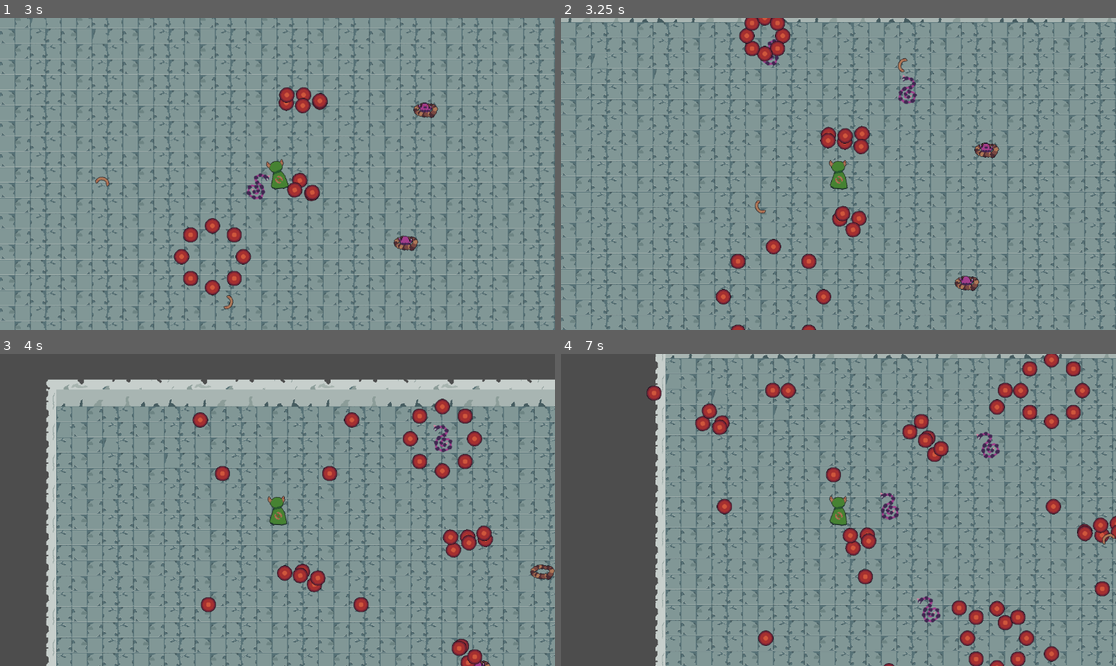
Above: before the commit, frames 1-4 (two rows, left to right).
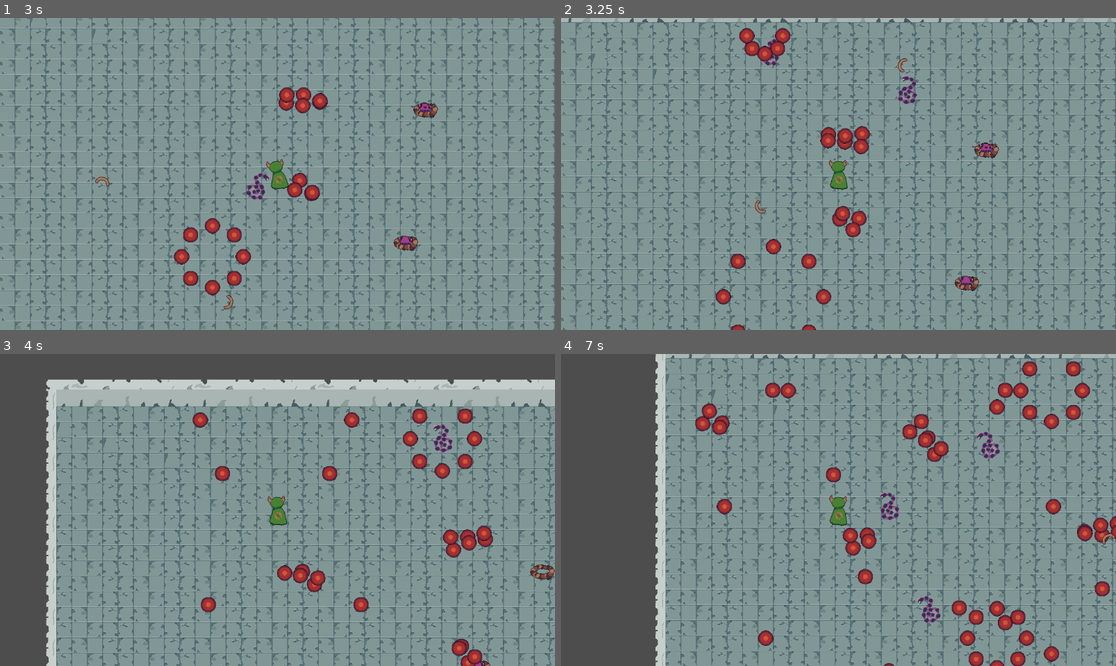
Above: after the commit, the same moments.

Repository: steve52/boomerang-guy-and-the-aglet
Game: Godot game, scene res://Scenes/game.tscn
The game is run twice, just before and just after one commit, with the same random seed, the same clock (stepped at 60 frames per second) and the same inputs.
Inputs (mouse positions are in pixels of both pictures, inside the frame that each line leads up to):
- Up to frame 1 (3 s): tap Enter at 0.5 s; move the mouse to (399, 158) at 0.52 s; hold D (Right) 0.53-1.28 s; click (399, 158) at 0.6 s; move the mouse to (166, 189) at 1.27 s; hold S (Down) 1.28-2.03 s; click (166, 189) at 1.35 s; move the mouse to (333, 105) at 2.02 s; hold D (Right) 2.03-2.78 s; click (333, 105) at 2.1 s; move the mouse to (249, 236) at 2.77 s; hold W (Up) from 2.78 s (still down); click (249, 236) at 2.85 s
- Up to frame 2 (3.25 s): keep holding W (Up)
- Up to frame 3 (4 s): move the mouse to (444, 556) at 3.52 s; release W (Up) at 3.53 s; hold A (Left) from 3.53 s (still down); click (444, 556) at 3.6 s
- Up to frame 4 (7 s): move the mouse to (672, 463) at 4.27 s; click (672, 463) at 4.35 s; move the mouse to (866, 510) at 5.02 s; release A (Left) at 5.03 s; hold S (Down) 5.03-5.78 s; click (866, 510) at 5.1 s; move the mouse to (755, 432) at 5.77 s; hold D (Right) 5.78-6.53 s; click (755, 432) at 5.85 s; move the mouse to (960, 494) at 6.52 s; hold W (Up) from 6.53 s (still down); click (960, 494) at 6.6 s

Frame 1 is identical in both runs. In frame 2, 0.2% of the frame differs, in the area x 33-41%, y 0-5%; in frame 3, 0.1%; in frame 4, 0.2%.

Commit message:
Add physics layer to tileset

Diff:
--- a/Scenes/game.tscn
+++ b/Scenes/game.tscn
@@ -113,43 +113,81 @@
 16:15/0 = 0
 15:15/0 = 0
 15:16/0 = 0
+15:16/0/physics_layer_0/polygon_0/points = PackedVector2Array(-16, -16, 16, -16, 16, 3.742054, -16, 2.8065376)
 16:16/0 = 0
+16:16/0/physics_layer_0/polygon_0/points = PackedVector2Array(-16, -16, 16, -16, 16, 3.742054, -16, 2.8065376)
 17:16/0 = 0
+17:16/0/physics_layer_0/polygon_0/points = PackedVector2Array(-16, -16, 16, -16, 16, 3.742054, -16, 2.8065376)
 18:16/0 = 0
+18:16/0/physics_layer_0/polygon_0/points = PackedVector2Array(-16, -16, 16, -16, 16, 16, -16, 16)
 3:12/0 = 0
+3:12/0/physics_layer_0/polygon_0/points = PackedVector2Array(-16, -16, 16, -16, 16, 16, -16, 16)
 4:12/0 = 0
+4:12/0/physics_layer_0/polygon_0/points = PackedVector2Array(-16, -16, 16, -16, 16, 16, -16, 16)
 5:12/0 = 0
+5:12/0/physics_layer_0/polygon_0/points = PackedVector2Array(-16, -16, 16, -16, 16, 16, -16, 16)
 6:12/0 = 0
+6:12/0/physics_layer_0/polygon_0/points = PackedVector2Array(-16, -16, 16, -16, 16, 16, -16, 16)
 7:12/0 = 0
+7:12/0/physics_layer_0/polygon_0/points = PackedVector2Array(-16, -16, 16, -16, 16, 16, -16, 16)
 8:12/0 = 0
+8:12/0/physics_layer_0/polygon_0/points = PackedVector2Array(-16, -16, 16, -16, 16, 16, -16, 16)
 9:12/0 = 0
+9:12/0/physics_layer_0/polygon_0/points = PackedVector2Array(-16, -16, 16, -16, 16, 16, -16, 16)
 10:12/0 = 0
+10:12/0/physics_layer_0/polygon_0/points = PackedVector2Array(-16, -16, 16, -16, 16, 16, -16, 16)
 11:12/0 = 0
+11:12/0/physics_layer_0/polygon_0/points = PackedVector2Array(-16, -16, 16, -16, 16, 16, -16, 16)
 12:12/0 = 0
+12:12/0/physics_layer_0/polygon_0/points = PackedVector2Array(-16, -16, 16, -16, 16, 16, -16, 16)
 12:13/0 = 0
+12:13/0/physics_layer_0/polygon_0/points = PackedVector2Array(-16, -16, 16, -16, 16, 16, -16, 16)
 11:13/0 = 0
+11:13/0/physics_layer_0/polygon_0/points = PackedVector2Array(-16, -16, 16, -16, 16, 16, -16, 16)
 10:13/0 = 0
+10:13/0/physics_layer_0/polygon_0/points = PackedVector2Array(-16, -16, 16, -16, 16, 16, -16, 16)
 9:13/0 = 0
+9:13/0/physics_layer_0/polygon_0/points = PackedVector2Array(-16, -16, 16, -16, 16, 16, -16, 16)
 8:13/0 = 0
+8:13/0/physics_layer_0/polygon_0/points = PackedVector2Array(-16, -16, 16, -16, 16, 16, -16, 16)
 7:13/0 = 0
+7:13/0/physics_layer_0/polygon_0/points = PackedVector2Array(-16, -16, 16, -16, 16, 16, -16, 16)
 6:13/0 = 0
+6:13/0/physics_layer_0/polygon_0/points = PackedVector2Array(-16, -16, 16, -16, 16, 16, -16, 16)
 5:13/0 = 0
+5:13/0/physics_layer_0/polygon_0/points = PackedVector2Array(-16, -16, 16, -16, 16, 16, -16, 16)
 4:13/0 = 0
+4:13/0/physics_layer_0/polygon_0/points = PackedVector2Array(-16, -16, 16, -16, 16, 16, -16, 16)
 3:13/0 = 0
+3:13/0/physics_layer_0/polygon_0/points = PackedVector2Array(-16, -16, 16, -16, 16, 16, -16, 16)
 3:14/0 = 0
+3:14/0/physics_layer_0/polygon_0/points = PackedVector2Array(-16, -16, 16, -16, 16, 16, -16, 16)
 3:15/0 = 0
+3:15/0/physics_layer_0/polygon_0/points = PackedVector2Array(-16, -16, 16, -16, 16, 16, -16, 16)
 12:15/0 = 0
+12:15/0/physics_layer_0/polygon_0/points = PackedVector2Array(-16, -16, 16, -16, 16, 16, -16, 16)
 12:14/0 = 0
+12:14/0/physics_layer_0/polygon_0/points = PackedVector2Array(-16, -16, 16, -16, 16, 16, -16, 16)
 12:16/0 = 0
+12:16/0/physics_layer_0/polygon_0/points = PackedVector2Array(-16, -16, 16, -16, 16, 16, -16, 16)
 11:16/0 = 0
+11:16/0/physics_layer_0/polygon_0/points = PackedVector2Array(-16, -16, 16, -16, 16, 16, -16, 16)
 10:16/0 = 0
+10:16/0/physics_layer_0/polygon_0/points = PackedVector2Array(-16, -16, 16, -16, 16, 16, -16, 16)
 9:16/0 = 0
+9:16/0/physics_layer_0/polygon_0/points = PackedVector2Array(-16, -16, 16, -16, 16, 16, -16, 16)
 8:16/0 = 0
+8:16/0/physics_layer_0/polygon_0/points = PackedVector2Array(-16, -16, 16, -16, 16, 16, -16, 16)
 7:16/0 = 0
+7:16/0/physics_layer_0/polygon_0/points = PackedVector2Array(-16, -16, 16, -16, 16, 16, -16, 16)
 6:16/0 = 0
+6:16/0/physics_layer_0/polygon_0/points = PackedVector2Array(-16, -16, 16, -16, 16, 16, -16, 16)
 5:16/0 = 0
+5:16/0/physics_layer_0/polygon_0/points = PackedVector2Array(-16, -16, 16, -16, 16, 16, -16, 16)
 4:16/0 = 0
+4:16/0/physics_layer_0/polygon_0/points = PackedVector2Array(-16, -16, 16, -16, 16, 16, -16, 16)
 3:16/0 = 0
+3:16/0/physics_layer_0/polygon_0/points = PackedVector2Array(-16, -16, 16, -16, 16, 16, -16, 16)
 19:12/size_in_atlas = Vector2i(2, 2)
 19:12/0 = 0
 19:12/0/texture_origin = Vector2i(-16, -16)
@@ -169,15 +207,20 @@
 19:14/0 = 0
 19:16/size_in_atlas = Vector2i(2, 1)
 19:16/0 = 0
+19:16/0/physics_layer_0/polygon_0/points = PackedVector2Array(-31.885414, -15.7478075, 31.632069, -15.7722225, 32.509087, 2.9624596, -32.509087, 2.8065376)
 21:16/size_in_atlas = Vector2i(2, 1)
 21:16/0 = 0
+21:16/0/physics_layer_0/polygon_0/points = PackedVector2Array(-31.885414, -15.7478075, 31.632069, -15.7722225, 32.509087, 2.9624596, -32.509087, 2.8065376)
 23:16/size_in_atlas = Vector2i(2, 1)
 23:16/0 = 0
+23:16/0/physics_layer_0/polygon_0/points = PackedVector2Array(-31.885414, -15.7478075, 31.632069, -15.7722225, 32.509087, 2.9624596, -32.509087, 2.8065376)
 25:16/size_in_atlas = Vector2i(2, 1)
 25:16/0 = 0
+25:16/0/physics_layer_0/polygon_0/points = PackedVector2Array(-31.885414, -15.7478075, 31.632069, -15.7722225, 32.509087, 2.9624596, -32.509087, 2.8065376)
 
 [sub_resource type="TileSet" id="TileSet_dbmeu"]
 tile_size = Vector2i(32, 32)
+physics_layer_0/collision_layer = 9
 sources/0 = SubResource("TileSetAtlasSource_wowpa")
 
 [sub_resource type="NavigationPolygon" id="NavigationPolygon_80nbo"]
@@ -194,7 +237,6 @@
 tile_set = SubResource("TileSet_dbmeu")
 
 [node name="NavigationRegion2D" type="NavigationRegion2D" parent="." unique_id=62987133]
-visible = false
 navigation_polygon = SubResource("NavigationPolygon_80nbo")
 
 [node name="Player" parent="." unique_id=197361324 instance=ExtResource("1_ebmjs")]
@@ -223,3 +265,4 @@
 
 [node name="CollisionPolygon2D" type="CollisionPolygon2D" parent="WallTemp" unique_id=534953096]
 polygon = PackedVector2Array(1144, -12, -81, -37, -37, 1354, 2081, 1307, 2113, -8, 1017, -49, 1071, 64, 2050, 51, 2028, 1259, -18, 1297, -34, 17, 1155, 42)
+disabled = true
